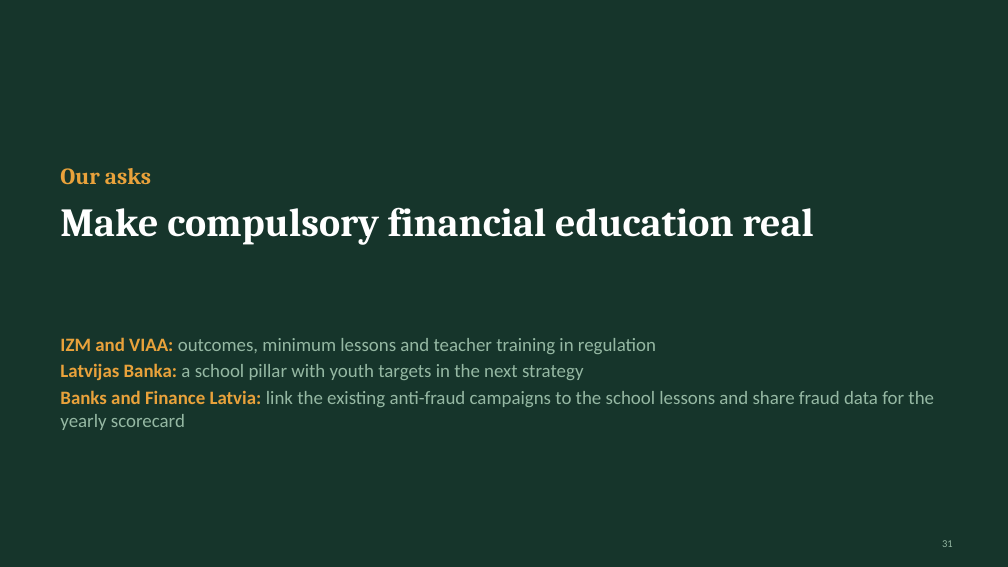
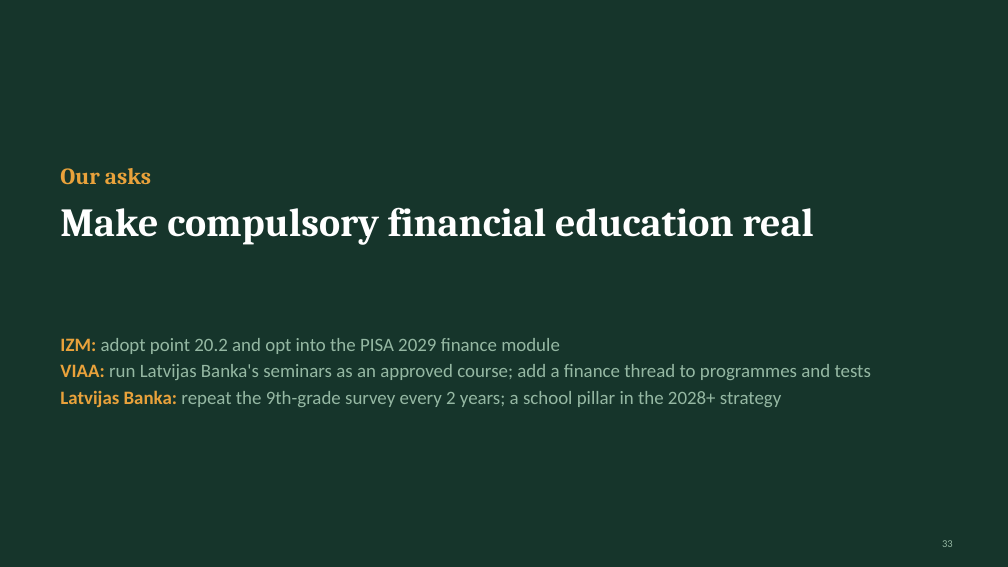
Before and after one commit to ArtisLV890/Elective-Impact-Making-for-the-Competitiveness-and-Data-Driven-Decisions-2026-2027, a slide deck: slide 33 of financial-literacy/presentation/Financial literacy in Latvia - presentation.pptx (slide 31 before the commit). Drawn at 1008x567 pixels with LibreOffice and Linux fonts; fonts in the diff are those of the drawing. Boxes give left, top, right and bottom in pixels: in the first picture for what was removed or moved away, otherwise in the second. Text is boxed around its words. In the diff, an @@ line names an element or a change of style, - is before the commit and + after.

```diff
--- a/financial-literacy/presentation/Financial literacy in Latvia - presentation.pptx
+++ b/financial-literacy/presentation/Financial literacy in Latvia - presentation.pptx
@@ text at <box>60,338,871,407</box>: text changed @@
-IZM and VIAA: outcomes, minimum lessons and teacher training in regulation
-Latvijas Banka: a school pillar with youth targets in the next strategy
-Banks and Finance Latvia: link the existing anti-fraud campaigns to the school lessons and share fraud data for the yearly scorecard
+IZM: adopt point 20.2 and opt into the PISA 2029 finance module
+VIAA: run Latvijas Banka's seminars as an approved course; add a finance thread to programmes and tests
+Latvijas Banka: repeat the 9th-grade survey every 2 years; a school pillar in the 2028+ strategy
```
Also in this commit, not shown: 12 other slides changed, 4 slides added, 1 slide removed, 9 other files.
